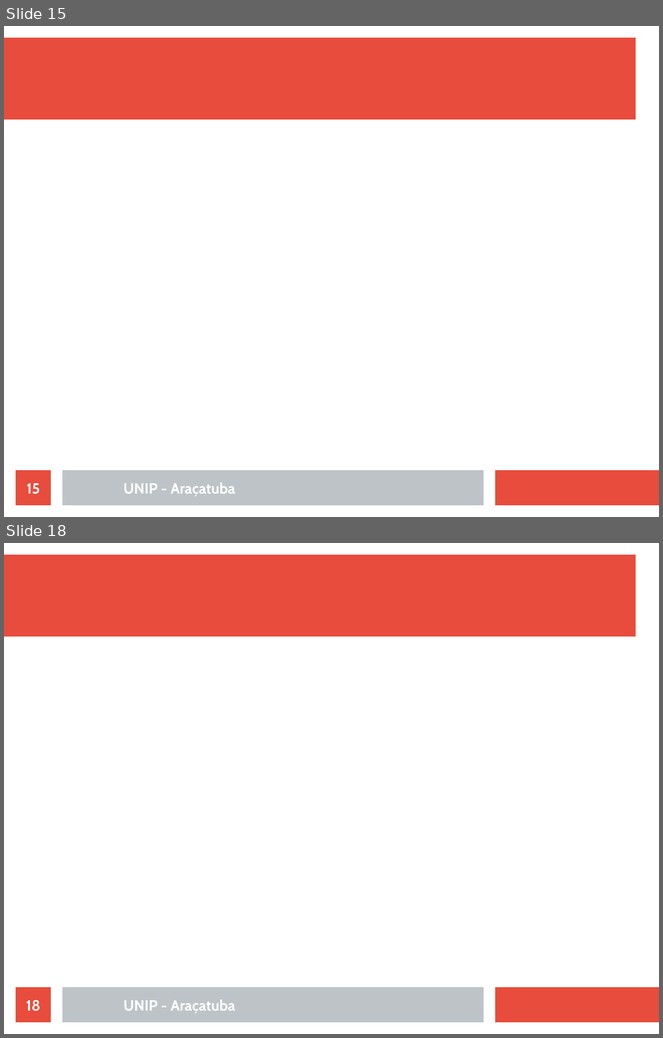
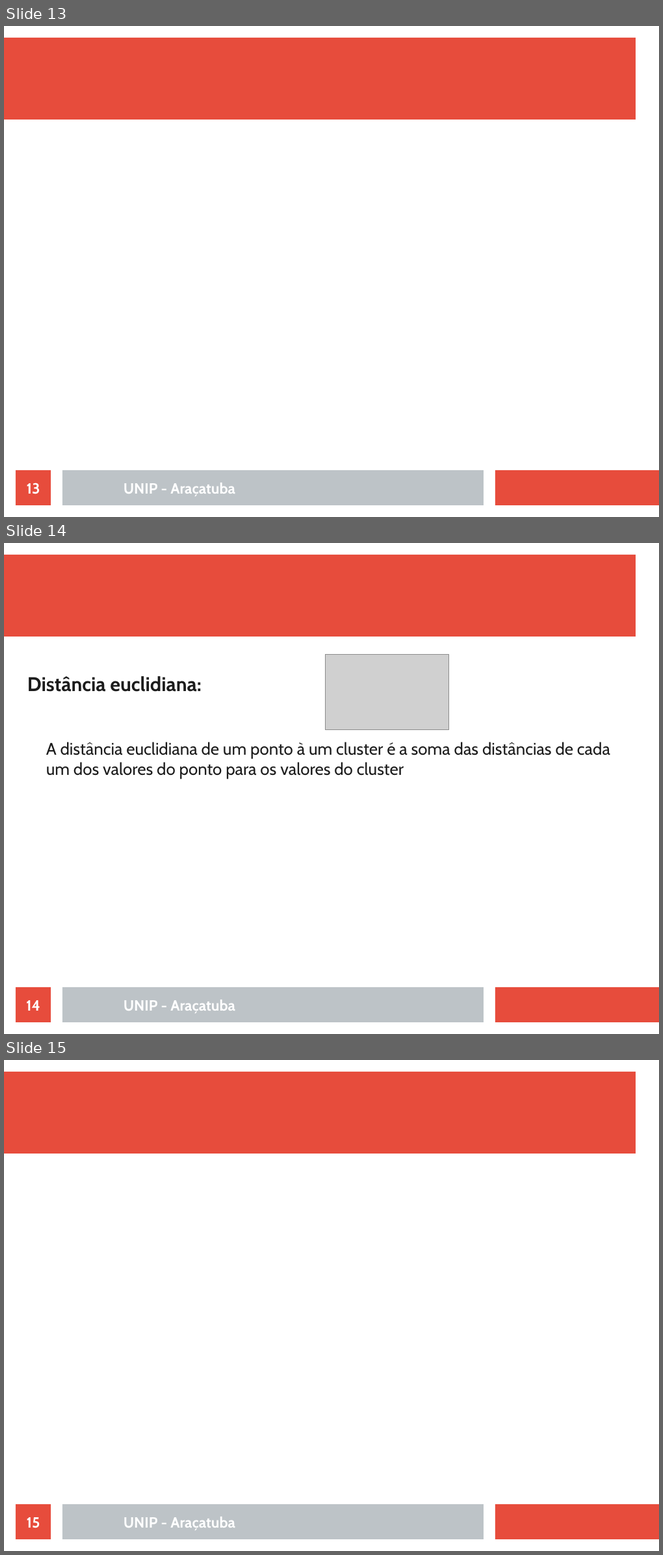
Before and after one commit to rafaelstojoao/pos-unip, a slide deck: [2020][modulo][Machine_Learning]/[aula]02[Agrupamento].odp. Shown one above the other, each under a label of ours: slides 15 and 18 before the commit, slides 13, 14 and 15 after it; the slides between them are not shown. The pictures are 663x1038 and 663x1555 pixels, drawn with LibreOffice and Linux fonts; fonts in the diff are those of the drawing; grey boxes stand for pictures. Boxes give left, top, right and bottom in pixels: in the first picture for what was removed or moved away, otherwise in the second. Text is boxed around its words. In the diff, an @@ line names an element or a change of style, - is before the commit and + after.

```diff
--- a/[2020][modulo][Machine_Learning]/[aula]02[Agrupamento].odp
+++ b/[2020][modulo][Machine_Learning]/[aula]02[Agrupamento].odp
@@ slide 14 added at (4, 543, 659, 1034), background #FFFFFF; not listed: 3 template elements that a slide beside it also shows @@
@@ picture added at (326, 655, 449, 730) @@
@@ text added at (27, 676, 610, 778), 20.4 pt, text #1C1C1C @@
+Distância euclidiana:
+  A distância euclidiana de um ponto à um cluster é a soma das distâncias de cada um dos valores do ponto para os valores do cluster
@@ page number added at (16, 988, 51, 1023), fill #E74C3C, 18 pt, text #FFFFFF, bold @@
+14
@@ text added at (124, 1000, 235, 1014), 18 pt, text #FFFFFF, bold @@
+UNIP - Araçatuba
@@ what was slide 15 is now slide 13 @@
@@ page number at (27, 483, 40, 495): text changed @@
-15
+13
@@ what was slide 18 is now slide 15 @@
@@ page number at (27, 1518, 40, 1529): text changed @@
-18
+15
```
Also in this commit, not shown: 10 other slides added, 1 other file.
